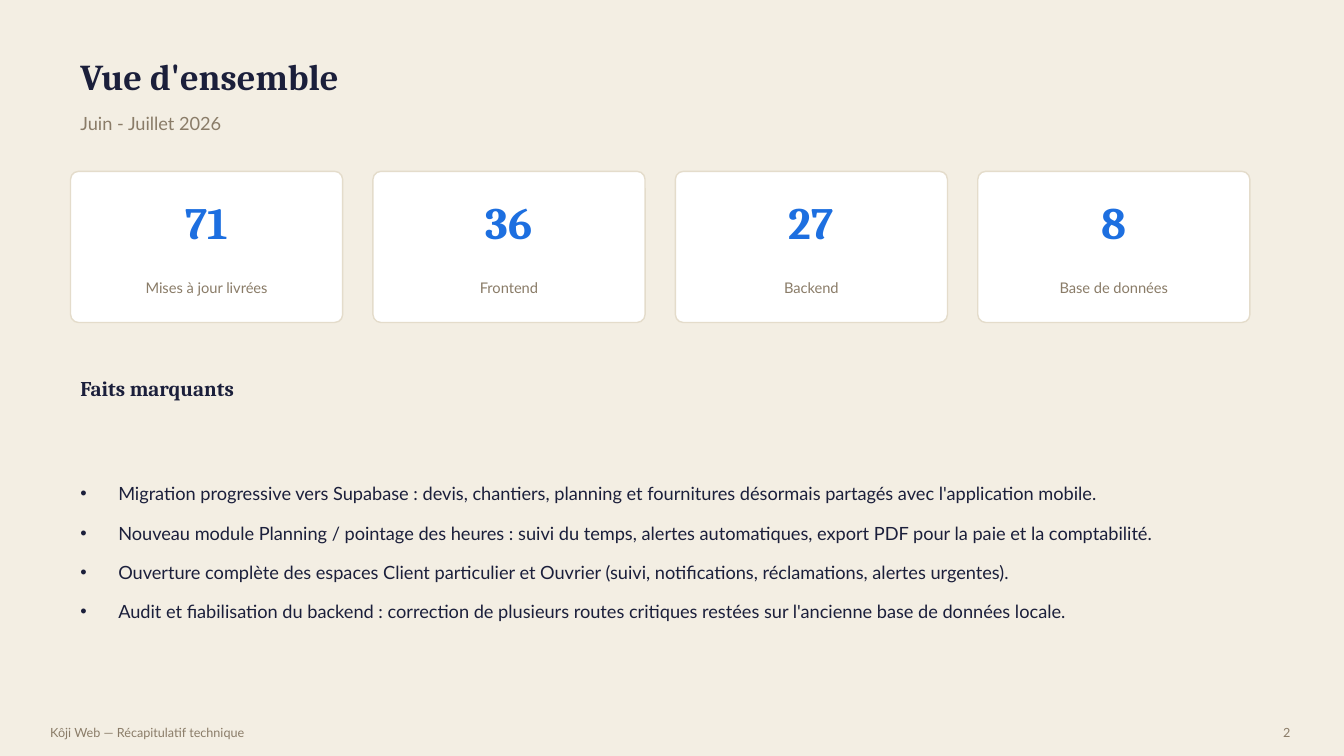
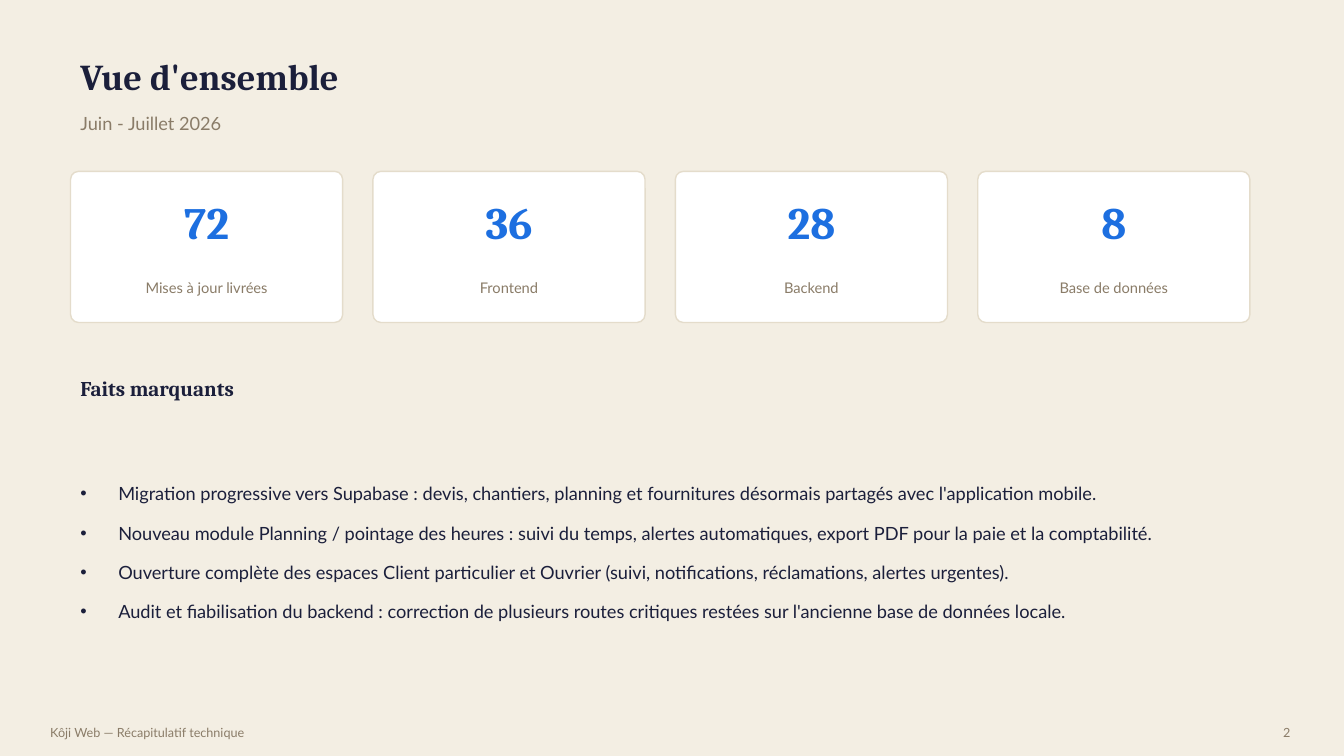
Before and after one commit to bouhouchimira-prog/web-app-Koji, a slide deck: slide 2 of docs/manager-recap/Recap-Koji-Manager.pptx. Drawn at 1344x756 pixels with LibreOffice and Linux fonts; fonts in the diff are those of the drawing. Boxes give left, top, right and bottom in pixels: in the first picture for what was removed or moved away, otherwise in the second. Text is boxed around its words. In the diff, an @@ line names an element or a change of style, - is before the commit and + after.

```diff
--- a/docs/manager-recap/Recap-Koji-Manager.pptx
+++ b/docs/manager-recap/Recap-Koji-Manager.pptx
@@ text at (184, 208, 229, 240): text changed @@
-71
+72
@@ text at (788, 208, 836, 240): text changed @@
-27
+28
```
Also in this commit, not shown: 2 other slides changed, 2 other files.
